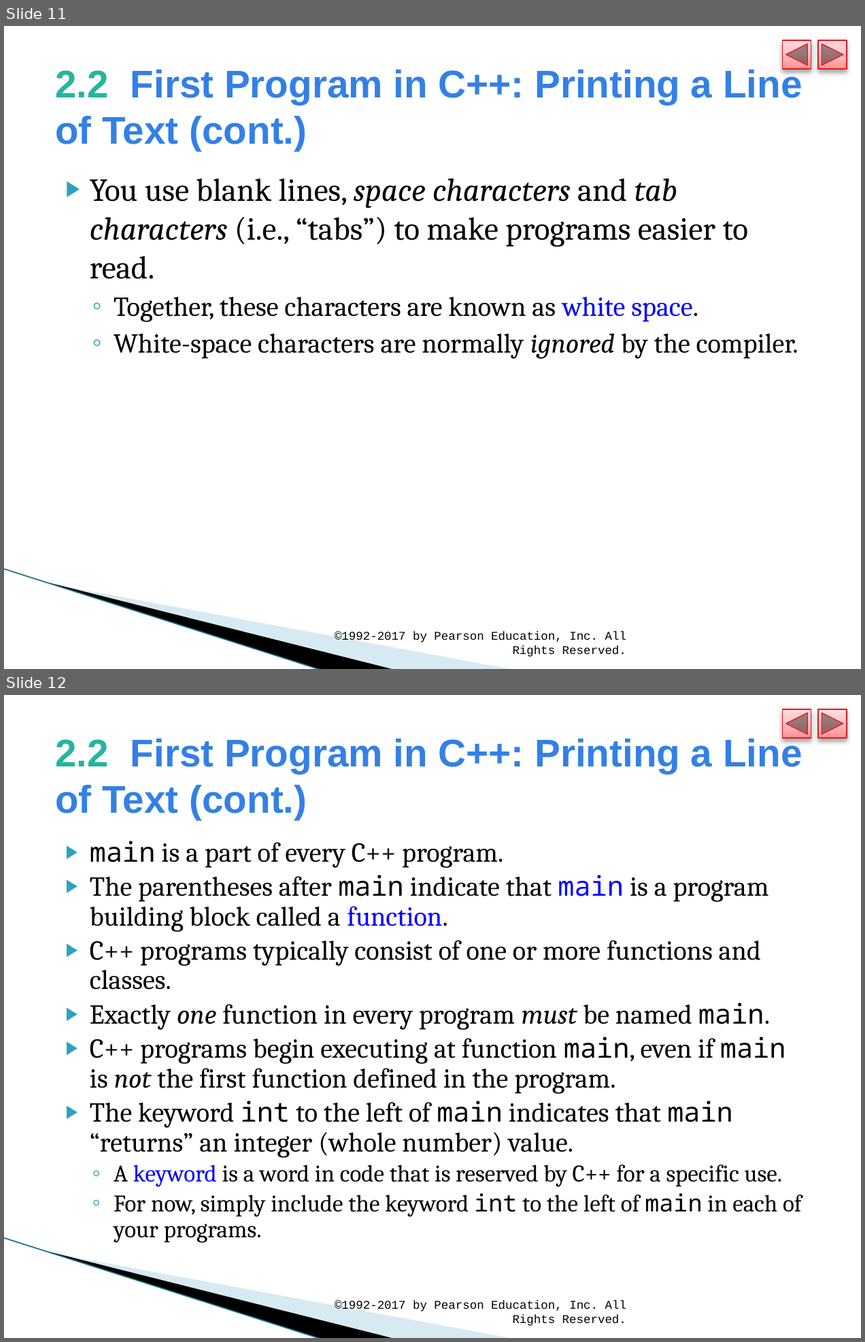
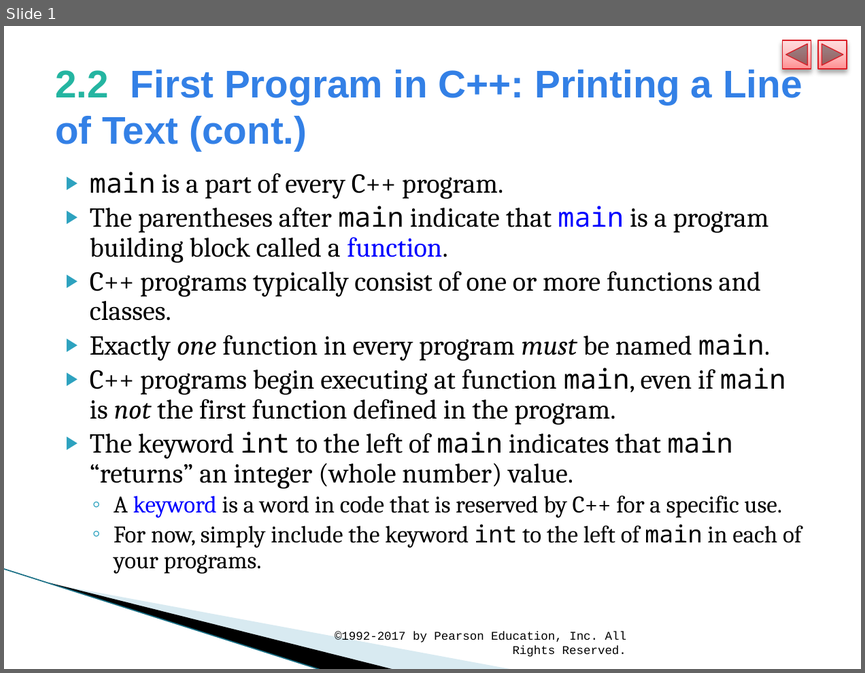
Before and after one commit to hakancangunerli/uga_code, a slide deck: CSCI2720/recap/presentations/cpphtp10_02.pptx. Shown one above the other, each under a label of ours: slides 11 and 12 before the commit, slide 1 after it. The pictures are 865x1342 and 865x673 pixels, drawn with LibreOffice and Linux fonts; fonts in the diff are those of the drawing; background and template pictures are left out. Boxes give left, top, right and bottom in pixels: in the first picture for what was removed or moved away, otherwise in the second. Text is boxed around its words. In the diff, an @@ line names an element or a change of style, - is before the commit and + after.

```diff
--- a/CSCI2720/recap/presentations/cpphtp10_02.pptx
+++ b/CSCI2720/recap/presentations/cpphtp10_02.pptx
@@ slide 11 removed at [4,26,861,669], background #FFFFFF; not listed: 5 template elements that a slide beside it also shows @@
@@ title removed at [55,67,802,150] @@
-2.2 First Program in C++: Printing a Line of Text (cont.)
@@ text removed at [90,178,798,359] @@
-▶ You use blank lines, space characters and tab characters (i.e., “tabs”) to make programs easier to read.
-  ◦ Together, these characters are known as white space.
-  ◦ White-space characters are normally ignored by the compiler.
@@ text removed at [334,631,626,656] @@
-©1992-2017 by Pearson Education, Inc. All Rights Reserved.
@@ what was slide 12 is now slide 1 @@
```
Also in this commit, not shown: 20 other slides removed, 28 other files.
